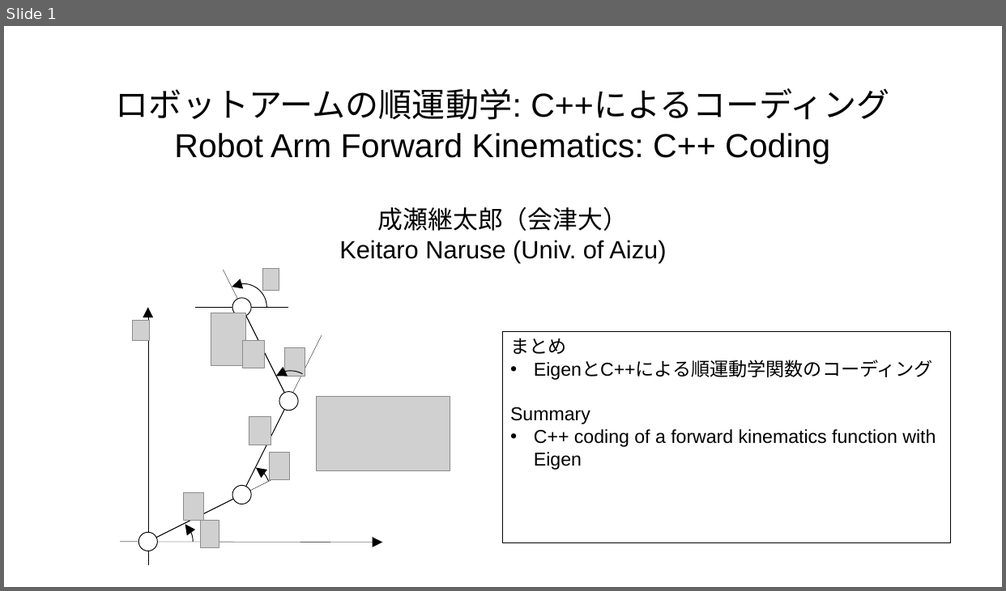
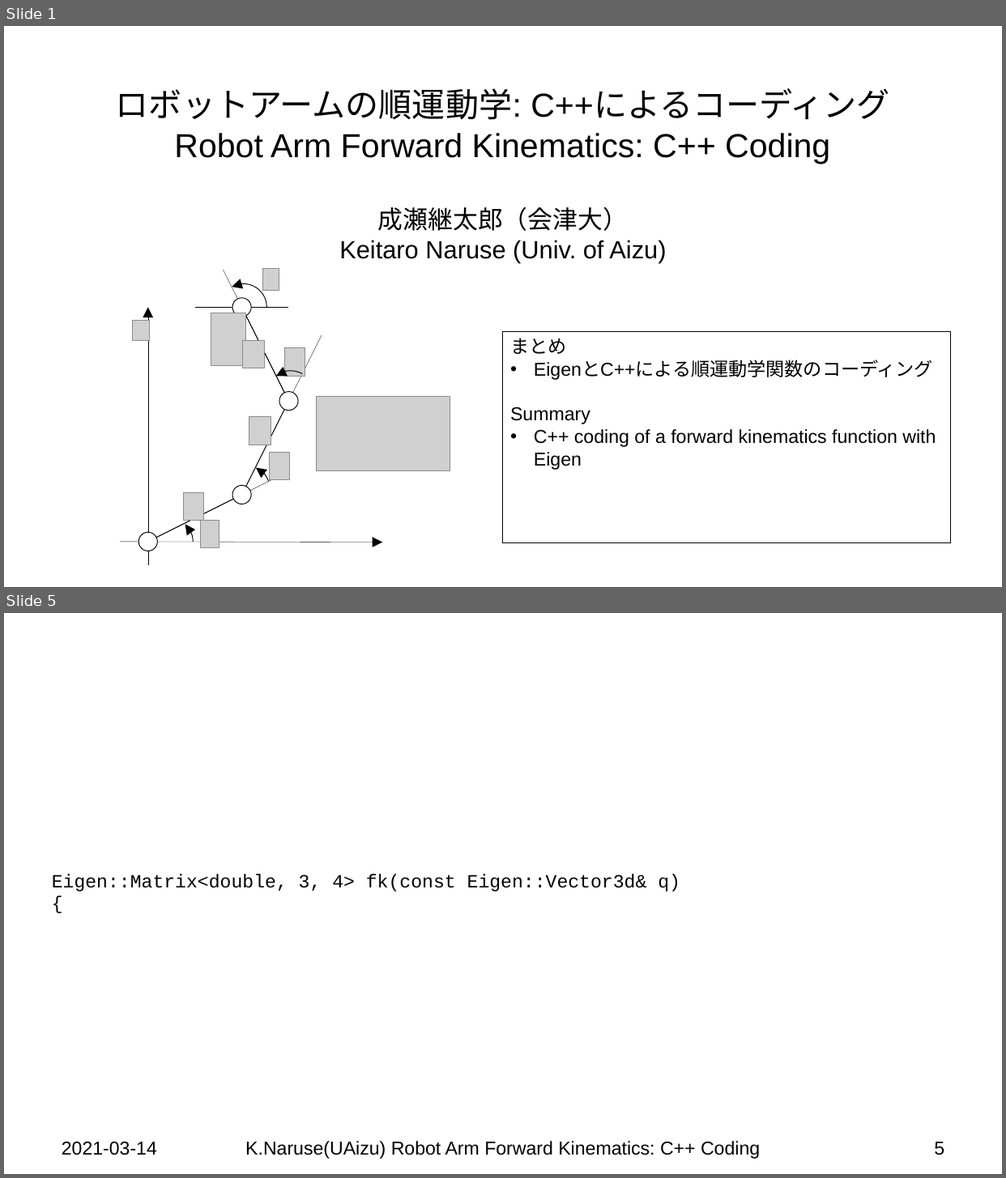
Before and after one commit to keitaronaruse/Naruse-robotics-tutorial, a slide deck: doc/slides/Robot-Arm-Forward-Kinematics-CPP-Code.pptx. Shown one above the other, each under a label of ours: slide 1 before the commit, slides 1 and 5 after it; the slides between them are not shown. The pictures are 1006x591 and 1006x1178 pixels, drawn with LibreOffice and Linux fonts; fonts in the diff are those of the drawing; grey boxes stand for pictures; background and template pictures are left out. Boxes give left, top, right and bottom in pixels: in the first picture for what was removed or moved away, otherwise in the second. Text is boxed around its words. In the diff, an @@ line names an element or a change of style, - is before the commit and + after.

```diff
--- a/doc/slides/Robot-Arm-Forward-Kinematics-CPP-Code.pptx
+++ b/doc/slides/Robot-Arm-Forward-Kinematics-CPP-Code.pptx
@@ slide 5 added at box(4, 613, 1002, 1174), background #FFFFFF @@
@@ text added at box(52, 874, 680, 892), 18 pt, text #000000 @@
+Eigen::Matrix<double, 3, 4> fk(const Eigen::Vector3d& q)
+{
@@ text added at box(62, 1142, 157, 1156), 18 pt, text #000000 @@
+2021-03-14
@@ text added at box(245, 1141, 760, 1159), 18 pt, text #000000 @@
+K.Naruse(UAizu) Robot Arm Forward Kinematics: C++ Coding
@@ page number added at box(934, 1142, 944, 1156), 18 pt, text #000000 @@
+5
```
Also in this commit, not shown: 2 slides changed, 1 other slide added, 3 other files.
